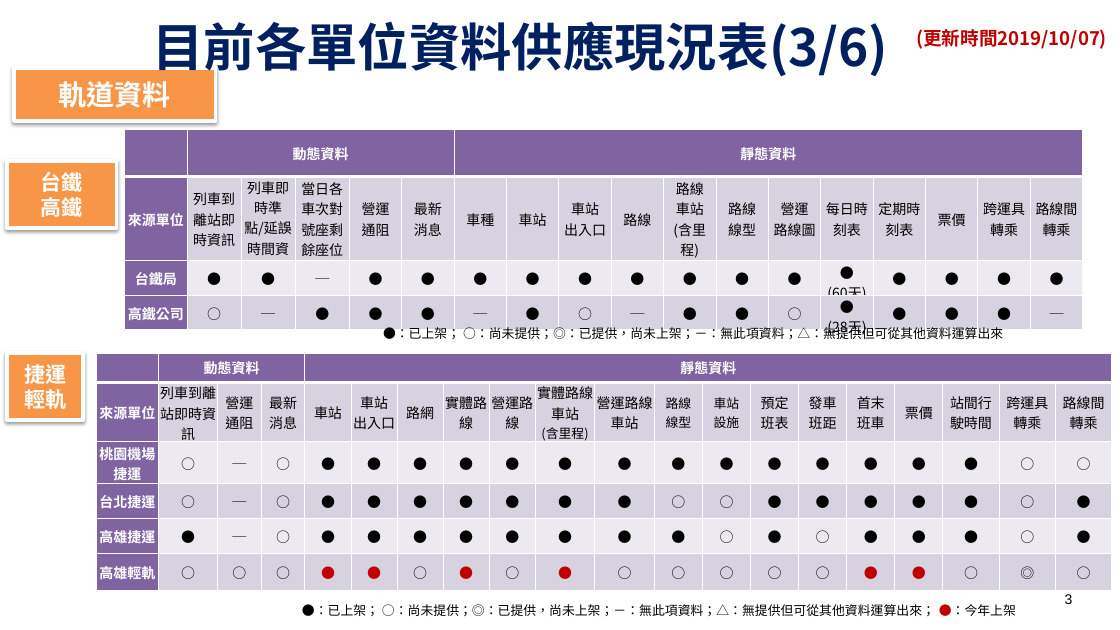
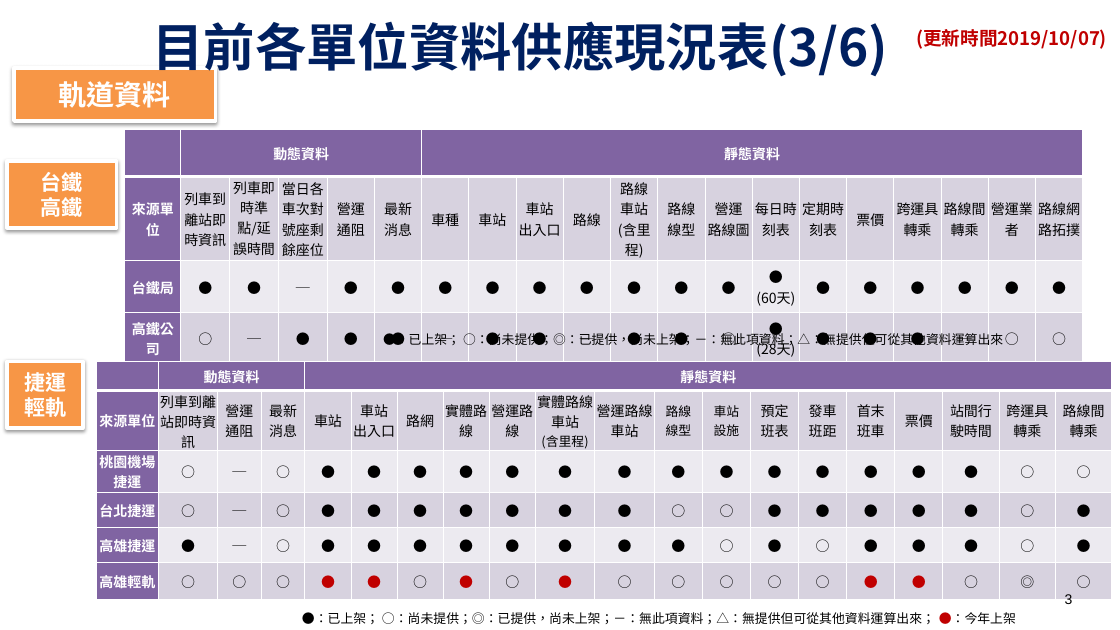
Before and after one commit to ptxmotc/data-provide-status, a slide deck: slide 3 of 各單位資料供應現況表.pptx. Drawn at 1120x630 pixels with LibreOffice and Linux fonts; fonts in the diff are those of the drawing; background and template pictures are left out. Boxes give left, top, right and bottom in pixels: in the first picture for what was removed or moved away, otherwise in the second. Text is boxed around its words. In the diff, an @@ line names an element or a change of style, - is before the commit and + after.

```diff
--- a/各單位資料供應現況表.pptx
+++ b/各單位資料供應現況表.pptx
@@ table at (x1=125, y1=129, x2=1081, y2=361) @@
-column 9, row 4: ○
+column 9, row 4: ●
+column 19:  | 營運業者 | ● | ○
+column 20:  | 路線網路拓撲 | ● | ○
@@ text "●：已上架； ○：尚未提供；◎：已提供，尚未上架；－：無此項資料；△：無提供但可從其他資料運算出來" rewrapped from (x1=383, y1=325, x2=1003, y2=339) to (x1=383, y1=330, x2=1003, y2=348) @@
@@ 1 table, 1 rectangle, 1 text moved together from (x1=7, y1=353, x2=1111, y2=616) to (x1=7, y1=361, x2=1111, y2=624) @@
```
Also in this commit, not shown: 1 other file.
